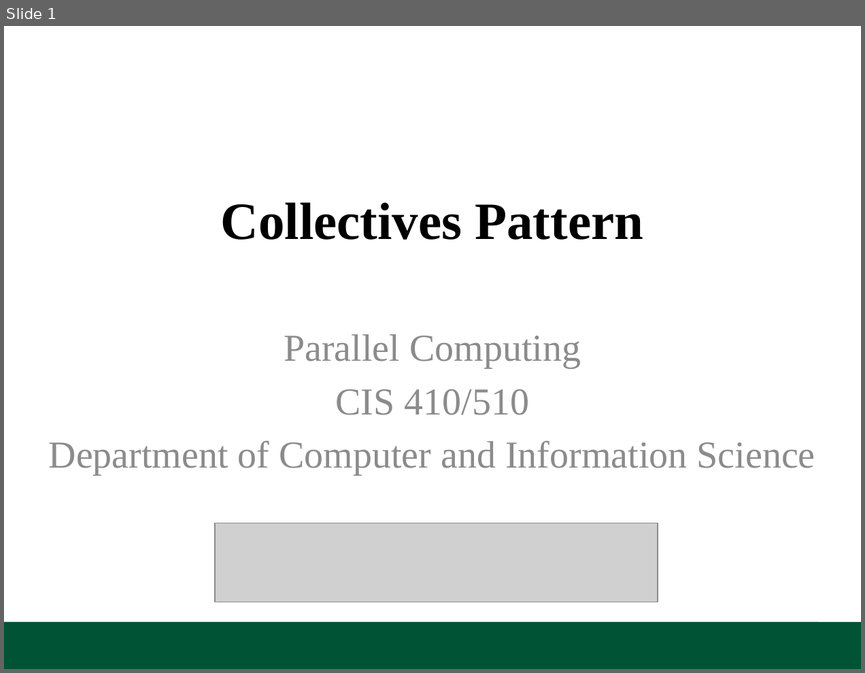
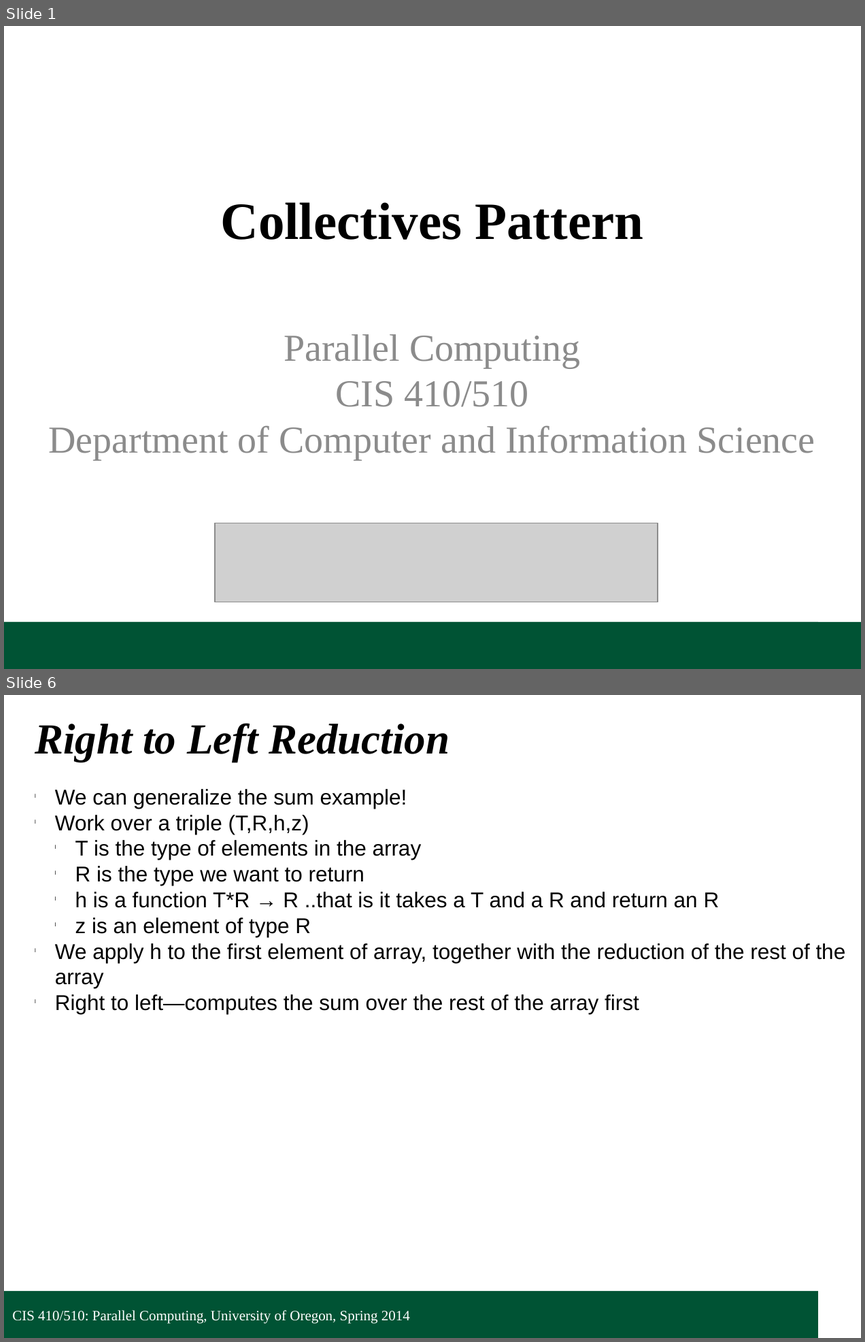
Before and after one commit to UOregonParallel/CourseMaterials, a slide deck: lecture_content/classSlides/2_collectivesPattern/collectivesPattern.pptx. Shown one above the other, each under a label of ours: slide 1 before the commit, slides 1 and 6 after it; the slides between them are not shown. The pictures are 865x673 and 865x1342 pixels, drawn with LibreOffice and Linux fonts; fonts in the diff are those of the drawing; grey boxes stand for pictures; background and template pictures are left out. Boxes give left, top, right and bottom in pixels: in the first picture for what was removed or moved away, otherwise in the second. Text is boxed around its words. In the diff, an @@ line names an element or a change of style, - is before the commit and + after.

```diff
--- a/lecture_content/classSlides/2_collectivesPattern/collectivesPattern.pptx
+++ b/lecture_content/classSlides/2_collectivesPattern/collectivesPattern.pptx
@@ slide 6 added at [4,695,861,1338], background #FFFFFF; not listed: 1 template element that a slide beside it also shows @@
@@ text added at [35,723,450,762], 36 pt, text #000000, bold, italic @@
+Right to Left Reduction
@@ text added at [55,789,846,1014], 18 pt, text #000000 @@
+l We can generalize the sum example!
+l Work over a triple (T,R,h,z)
+  l T is the type of elements in the array
+  l R is the type we want to return
+  l h is a function T*R → R ..that is it takes a T and a R and return an R
+  l z is an element of type R
+l We apply h to the first element of array, together with the reduction of the rest of the array
+l Right to left—computes the sum over the rest of the array first
@@ text added at [12,1310,410,1323], 12 pt, text #FFFFFF @@
+CIS 410/510: Parallel Computing, University of Oregon, Spring 2014
@@ slide 1 changed as well @@
@@ text "Parallel Computing" at [48,334,815,459]: text colour #8C8C8C to #8B8B8B; less space between paragraphs @@
```
Also in this commit, not shown: 3 other slides changed, 35 other slides added, 1 other file.
